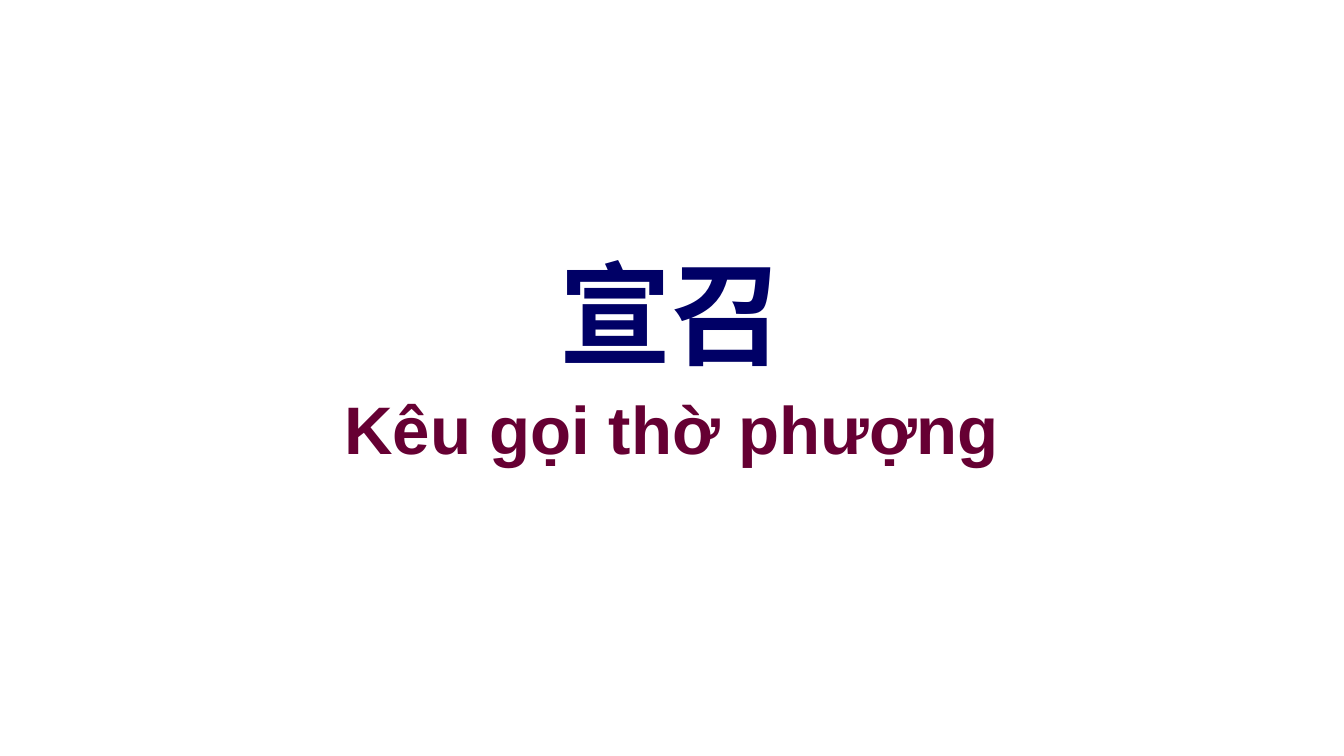
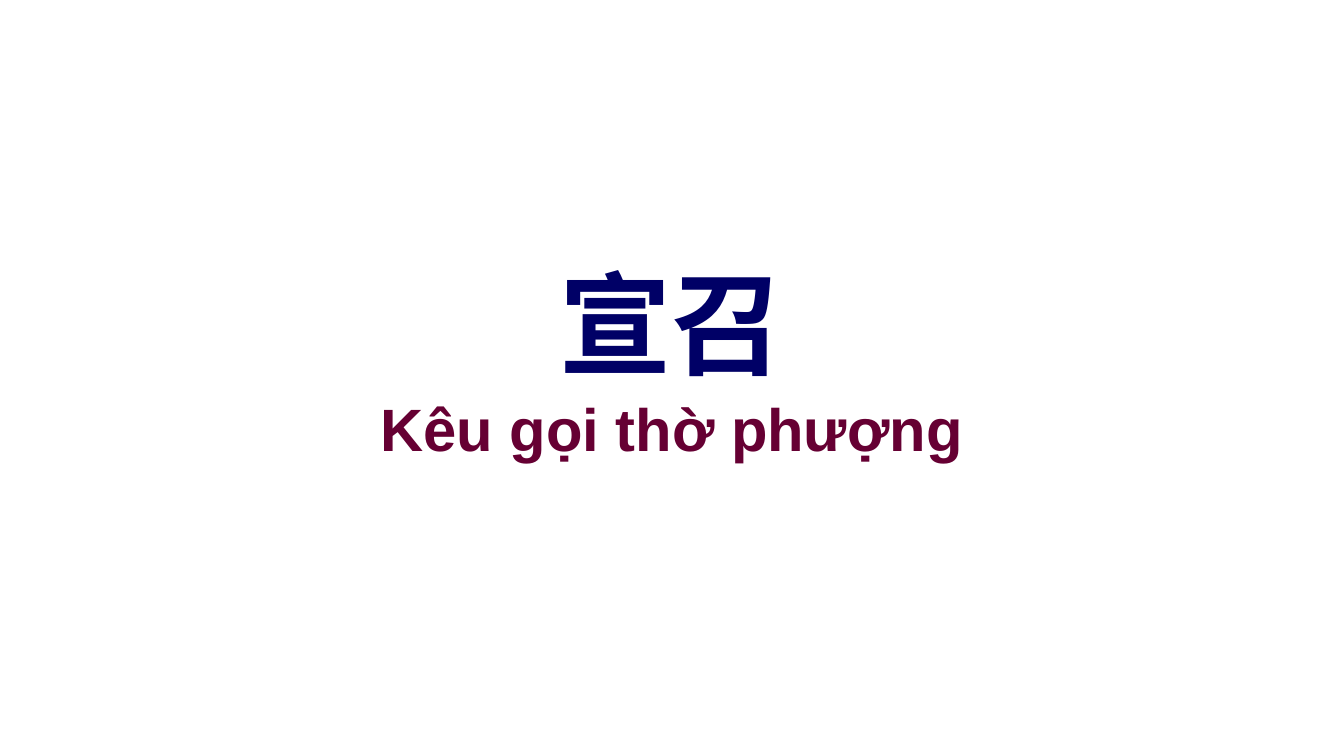
Before and after one commit to batisuoc/other-ppts, a slide deck: slide 1 of 聯合崇拜流程.pptx. Drawn at 1344x756 pixels with LibreOffice and Linux fonts; fonts in the diff are those of the drawing; background and template pictures are left out. Boxes give left, top, right and bottom in pixels: in the first picture for what was removed or moved away, otherwise in the second. Text is boxed around its words. In the diff, an @@ line names an element or a change of style, - is before the commit and + after.

```diff
--- a/聯合崇拜流程.pptx
+++ b/聯合崇拜流程.pptx
@@ title "宣召": place and size @@
-title "宣召" at <box>560,260,784,367</box>
+title "宣召" at <box>560,270,784,377</box>
@@ text "Kêu gọi thờ phượng" at <box>380,406,963,463</box>: size 36 to 32 pt @@
```
Also in this commit, not shown: 13 other slides changed, 15 slides added, 1 slide removed.
